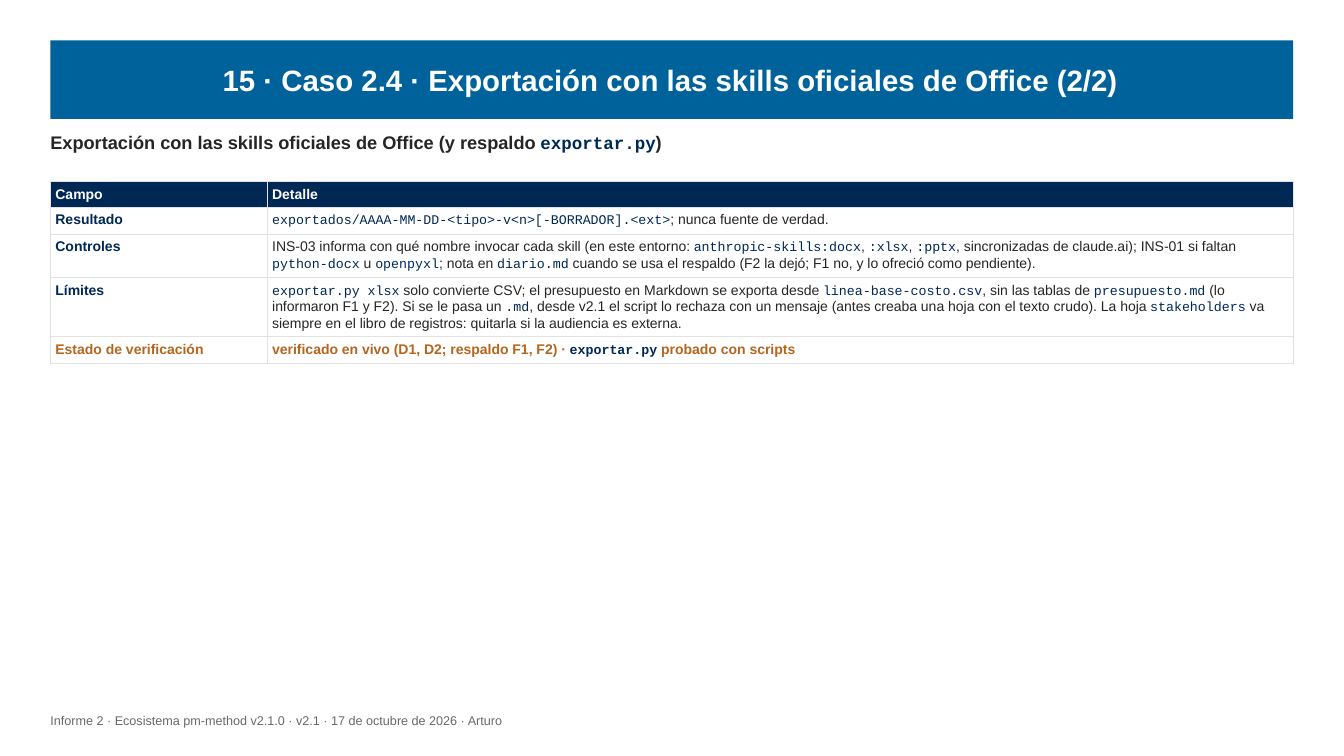
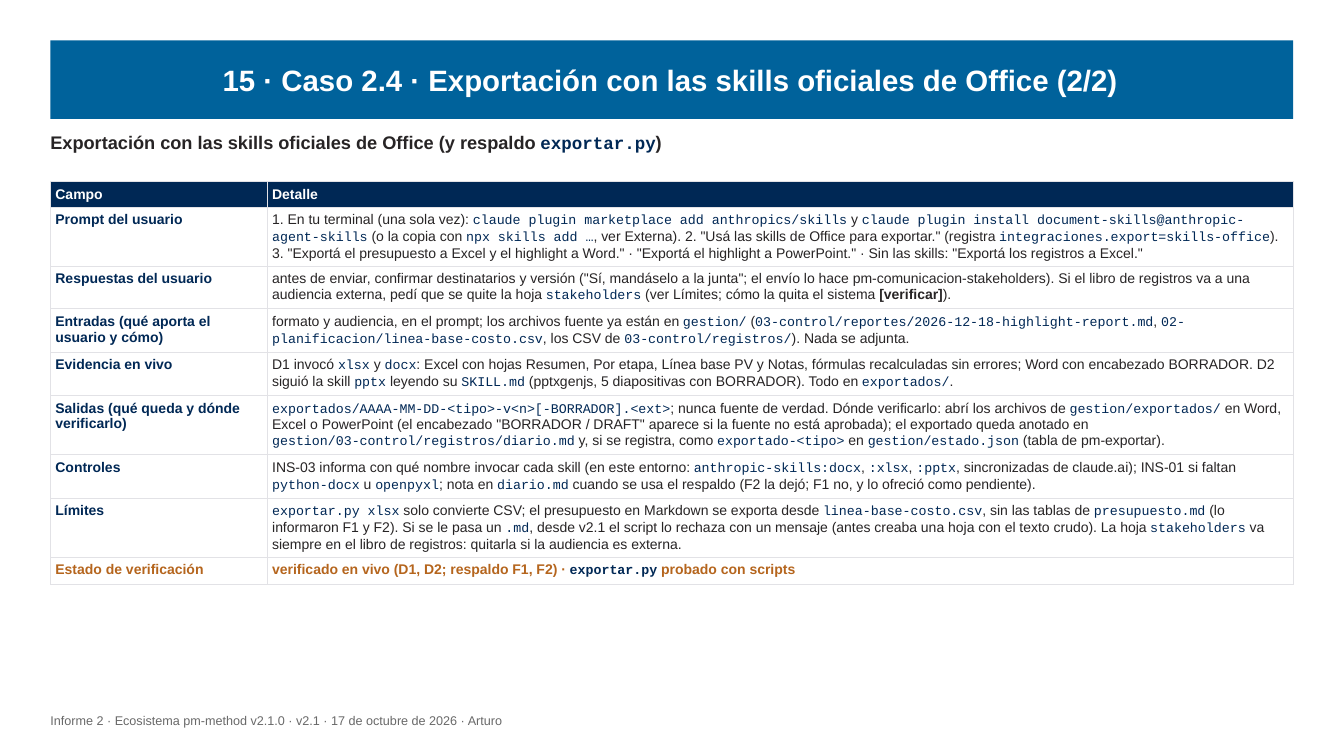
Before and after one commit to Arturo-Penas-Rial/pm-method, a slide deck: slide 124 of docs/informe/informe-2-ecosistema-pm-method-v2.1.pptx (slide 121 before the commit). Drawn at 1344x756 pixels with LibreOffice and Linux fonts; fonts in the diff are those of the drawing. Boxes give left, top, right and bottom in pixels: in the first picture for what was removed or moved away, otherwise in the second. Text is boxed around its words. In the diff, an @@ line names an element or a change of style, - is before the commit and + after.

Commit message:
pm-method 2.1.0: guías E2E para el usuario, prompts y entradas/salidas en los casos, diagramas legibles

```diff
--- a/docs/informe/informe-2-ecosistema-pm-method-v2.1.pptx
+++ b/docs/informe/informe-2-ecosistema-pm-method-v2.1.pptx
@@ table at bbox=[50, 181, 1294, 581] @@
-row 2: Resultado | exportados/AAAA-MM-DD-<tipo>-v<n>[-BORRADOR].<ext>; nunca fuente de verdad.
+row 2: Prompt del usuario | 1. En tu terminal (una sola vez): claude plugin marketplace add anthropics/skills y claude plugin install document-skills@anthropic-agent-skills (o la copia con npx skills add …, ver Externa). 2. "Usá las skills de Office para exportar." (registra integraciones.export=skills-office). 3. "Exportá el presupuesto a Excel y el highlight a Word." · "Exportá el highlight a PowerPoint." · Sin las skills: "Exportá los registros a Excel."
+row 3: Respuestas del usuario | antes de enviar, confirmar destinatarios y versión ("Sí, mandáselo a la junta"; el envío lo hace pm-comunicacion-stakeholders). Si el libro de registros va a una audiencia externa, pedí que se quite la hoja stakeholders (ver Límites; cómo la quita el sistema [verificar]).
+row 4: Entradas (qué aporta el usuario y cómo) | formato y audiencia, en el prompt; los archivos fuente ya están en gestion/ (03-control/reportes/2026-12-18-highlight-report.md, 02-planificacion/linea-base-costo.csv, los CSV de 03-control/registros/). Nada se adjunta.
+row 5: Evidencia en vivo | D1 invocó xlsx y docx: Excel con hojas Resumen, Por etapa, Línea base PV y Notas, fórmulas recalculadas sin errores; Word con encabezado BORRADOR. D2 siguió la skill pptx leyendo su SKILL.md (pptxgenjs, 5 diapositivas con BORRADOR). Todo en exportados/.
+row 6: Salidas (qué queda y dónde verificarlo) | exportados/AAAA-MM-DD-<tipo>-v<n>[-BORRADOR].<ext>; nunca fuente de verdad. Dónde verificarlo: abrí los archivos de gestion/exportados/ en Word, Excel o PowerPoint (el encabezado "BORRADOR / DRAFT" aparece si la fuente no está aprobada); el exportado queda anotado en gestion/03-control/registros/diario.md y, si se registra, como exportado-<tipo> en gestion/estado.json (tabla de pm-exportar).
```
Also in this commit, not shown: 45 other slides changed, 7 slides added, 1 slide removed, 52 other files.
